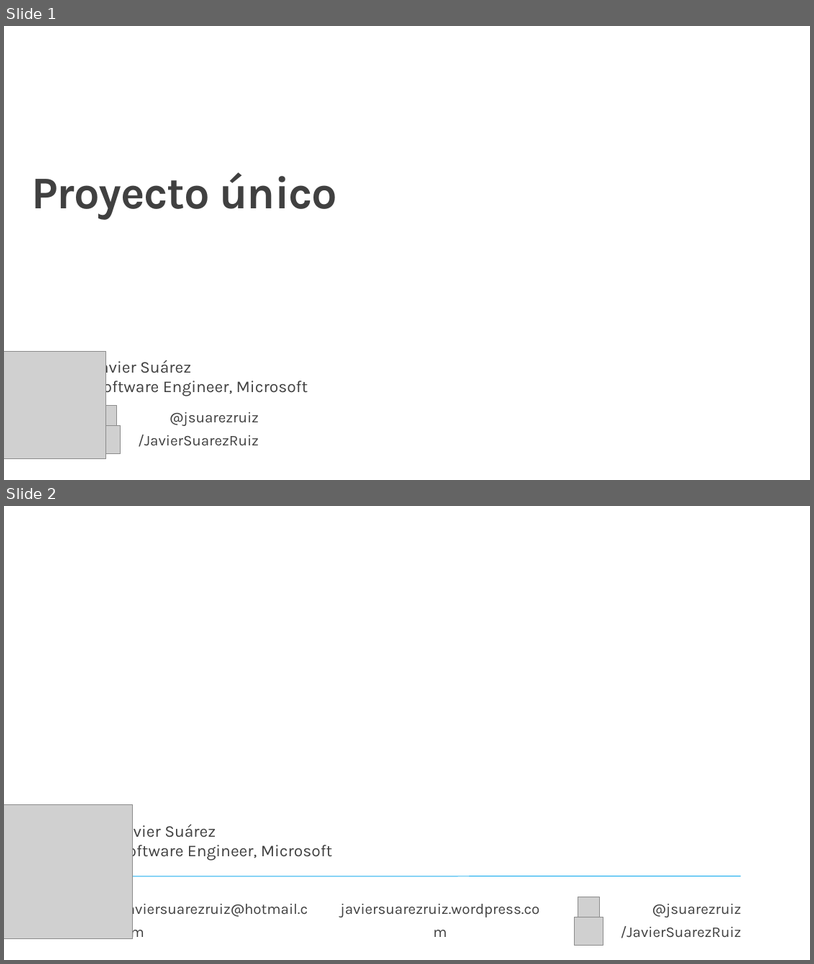
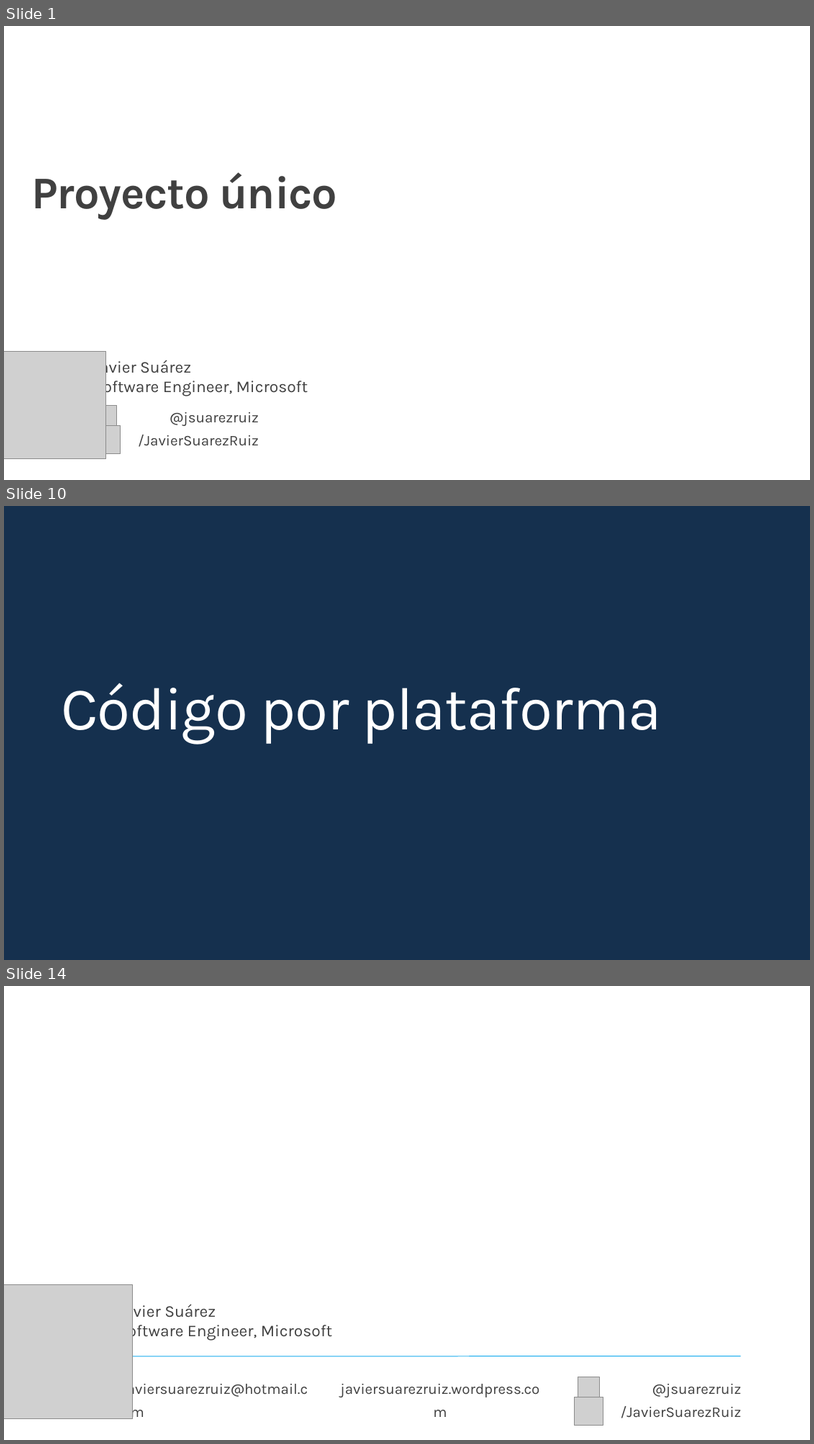
Before and after one commit to jsuarezruiz/taller-dotnet-maui, a slide deck: Bloque 3 - Creación de primera App/Taller10 - Proyecto único.pptx. Shown one above the other, each under a label of ours: slides 1 and 2 before the commit, slides 1, 10 and 14 after it; the slides between them are not shown. The pictures are 814x964 and 814x1444 pixels, drawn with LibreOffice and Linux fonts; fonts in the diff are those of the drawing; grey boxes stand for pictures; background and template pictures are left out. Boxes give left, top, right and bottom in pixels: in the first picture for what was removed or moved away, otherwise in the second. Text is boxed around its words. In the diff, an @@ line names an element or a change of style, - is before the commit and + after.

```diff
--- a/Bloque 3 - Creación de primera App/Taller10 - Proyecto único.pptx
+++ b/Bloque 3 - Creación de primera App/Taller10 - Proyecto único.pptx
@@ slide 10 added at (4,506,810,960), background #15304E @@
@@ title added at (61,683,661,744), 72 pt, text #FFFFFF @@
+Código por plataforma
@@ what was slide 2 is now slide 14 @@
```
Also in this commit, not shown: 11 other slides added.
